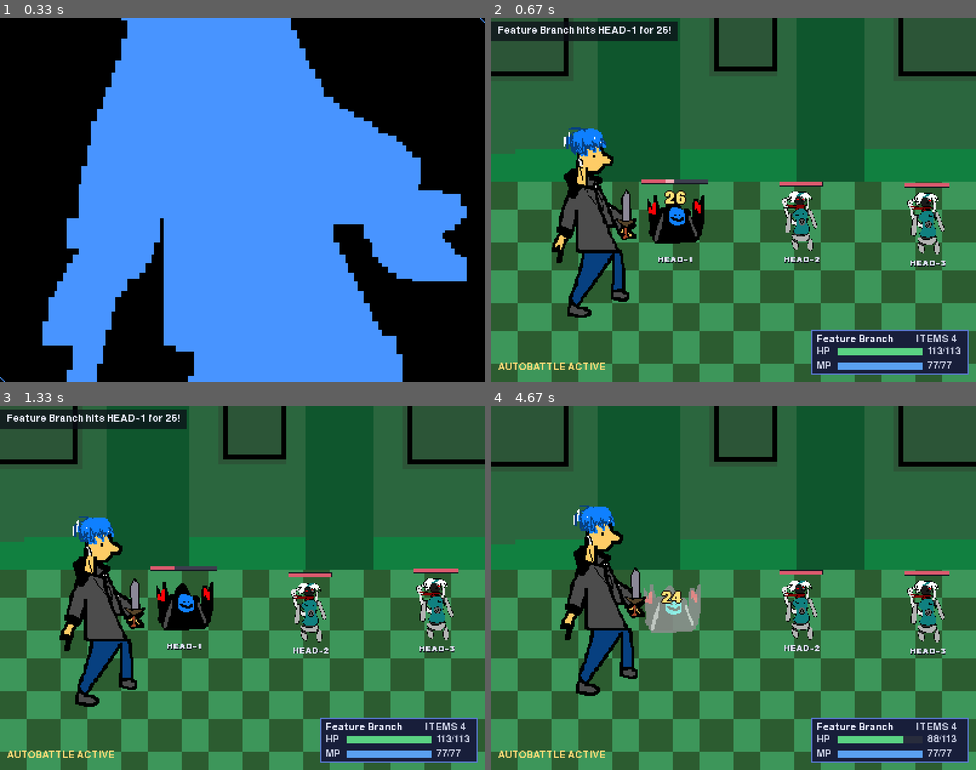
Above: before the commit, frames 1-4 (two rows, left to right).
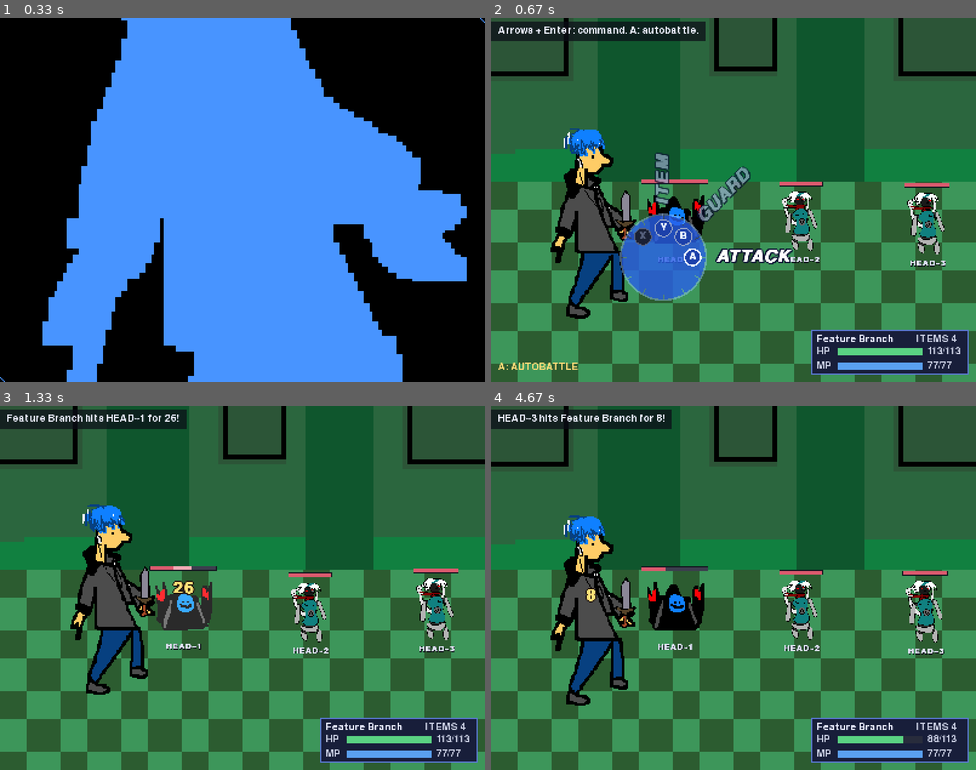
Above: after the commit, the same moments.

Repository: PathadonAougsk/Alpha-bravo-delta-something
Game: pygame game, started from Game/main.py
Same seed, same stepped clock (60 frames per second), same inputs: the game is played once before the commit and once after it.
Inputs:
- Up to frame 1 (0.33 s): no input
- Up to frame 2 (0.67 s): tap Enter at 0.33 s
- Up to frame 3 (1.33 s): tap Enter at 0.67, 1.03 s
- Up to frame 4 (4.67 s): no input

Frame 1 is identical in both runs. In frame 2, 6.8% of the frame differs, in the area x 1-63%, y 1-97%; in frame 3, 6.9%; in frame 4, 9.2%, in the area x 0-95%, y 1-97%.

Commit message:
ALWAYS_AUTOBATTLE = True #

Diff:
--- a/Game/battle.py
+++ b/Game/battle.py
@@ -27,7 +27,7 @@
 
 STARTING_ITEMS = 3
 BEAT = 0.8  # seconds a result message stays up before the next actor moves
-ALWAYS_AUTOBATTLE = True  # set to True to enable autobattle for every battle
+ALWAYS_AUTOBATTLE = False # set to True to enable autobattle for every battle
 
 # What DETERMINATION turns out to mean, once you have picked it. Standing
 # there and sparing them is the dare the box was built for; running is the
